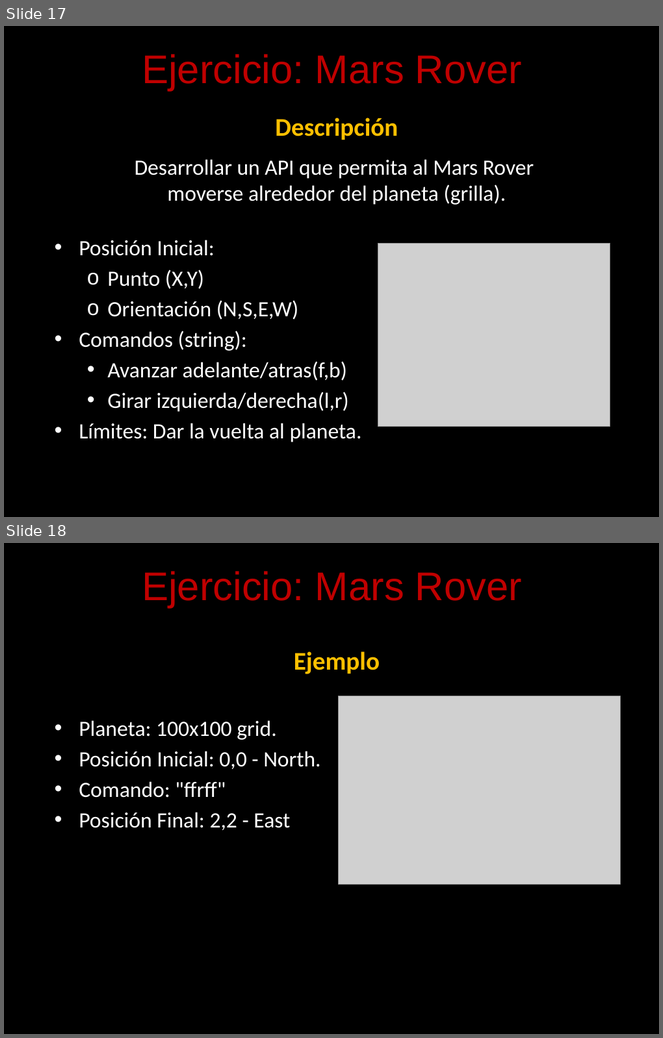
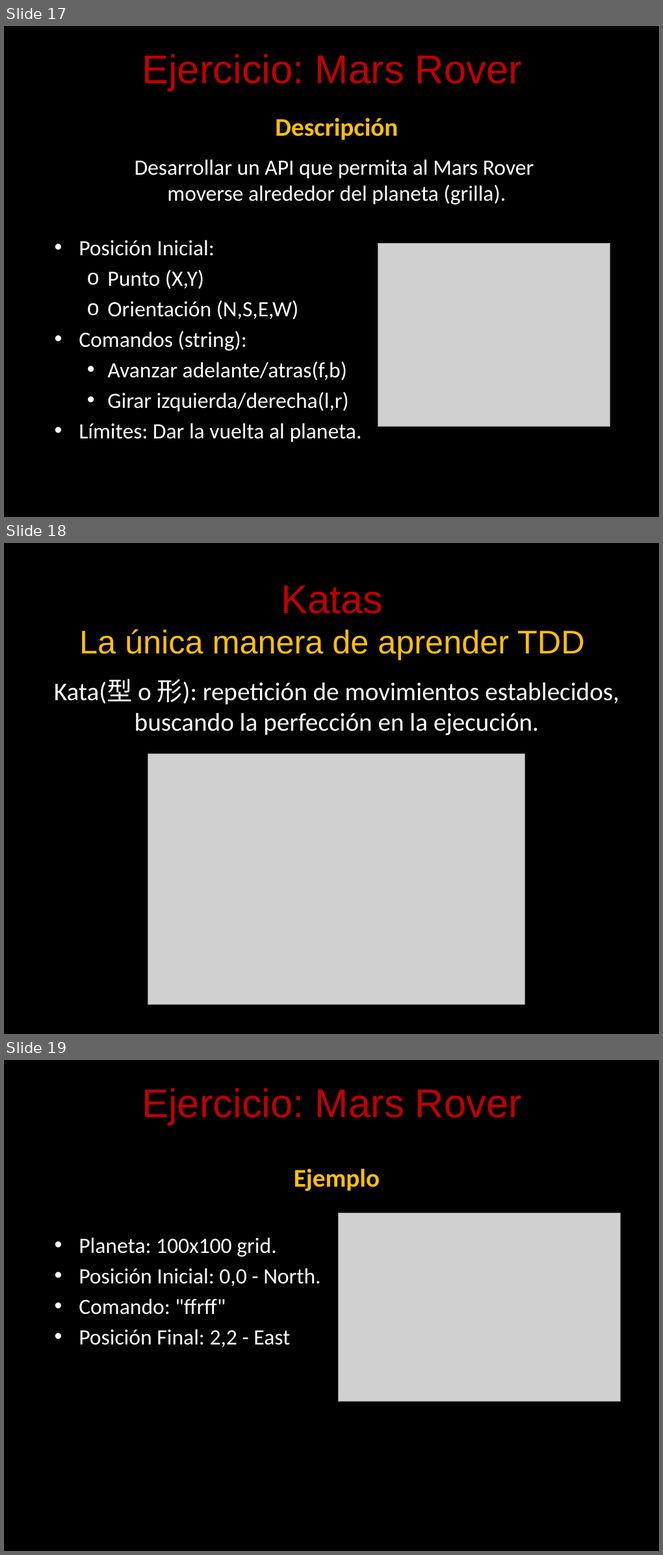
Before and after one commit to angelnunezsalazar/Test-Driven-Development, a slide deck: Diapositivas/Test Driven Development.pptx. Shown one above the other, each under a label of ours: slides 17 and 18 before the commit, slides 17, 18 and 19 after it. The pictures are 663x1038 and 663x1555 pixels, drawn with LibreOffice and Linux fonts; fonts in the diff are those of the drawing; grey boxes stand for pictures; background and template pictures are left out. Boxes give left, top, right and bottom in pixels: in the first picture for what was removed or moved away, otherwise in the second. Text is boxed around its words. In the diff, an @@ line names an element or a change of style, - is before the commit and + after.

```diff
--- a/Diapositivas/Test Driven Development.pptx
+++ b/Diapositivas/Test Driven Development.pptx
@@ slide 18 added at <box>4,543,659,1034</box>, background picture (left out) @@
@@ title added at <box>79,585,585,660</box>, 36 pt, text #FFC000 @@
+Katas
+La única manera de aprender TDD
@@ text added at <box>54,679,620,735</box>, 28 pt, text #FFFFFF @@
+Kata(型 o 形): repetición de movimientos establecidos, buscando la perfección en la ejecución.
@@ picture added at <box>148,754,525,1005</box> @@
@@ what was slide 18 is now slide 19 @@
```
Also in this commit, not shown: 7 slides changed, 3 other slides added, 3 slides removed, 50 other files.
